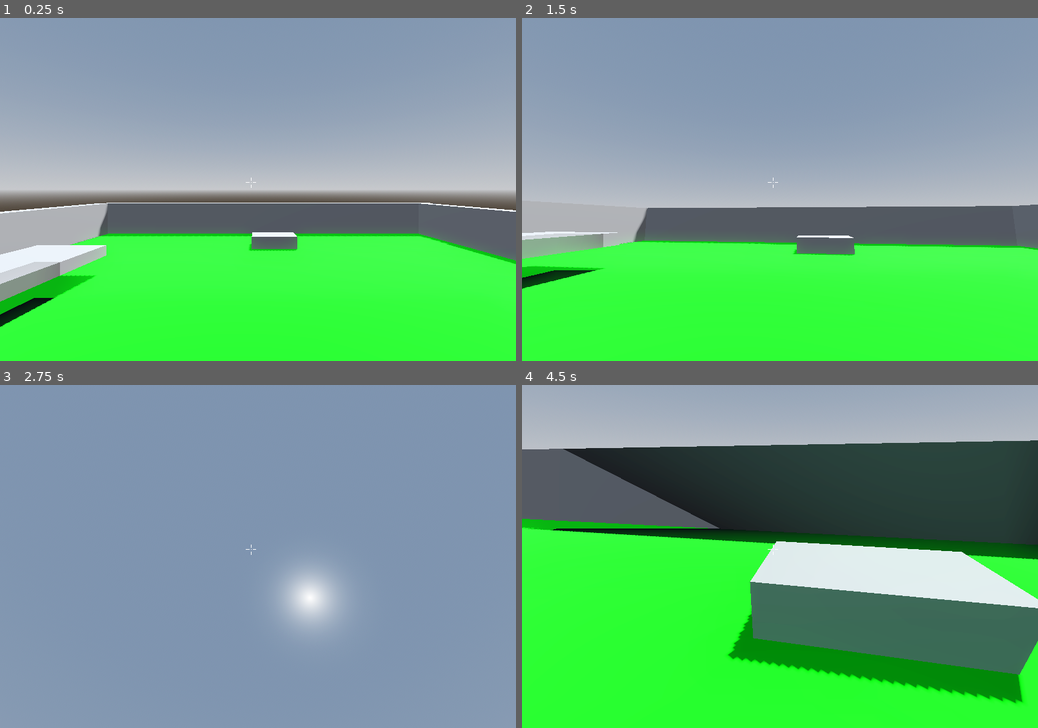
Above: before the commit, frames 1-4 (two rows, left to right).
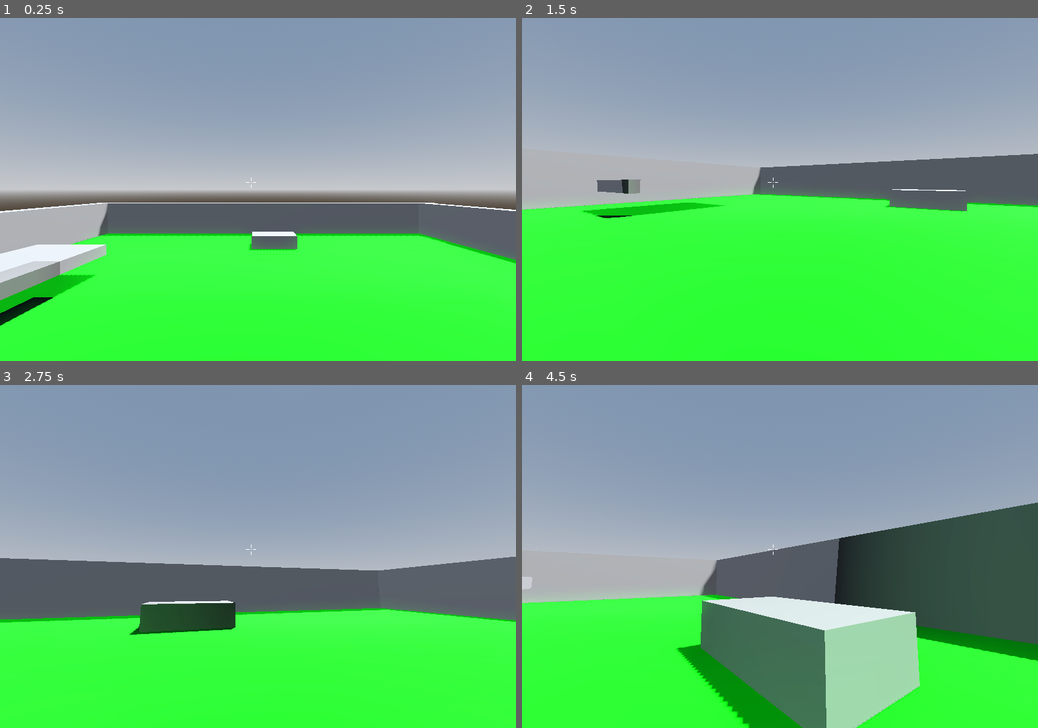
Above: after the commit, the same moments.

Repository: jd-58/FPS-game
Game: Godot game, scene res://Scenes.tscn
The game is run twice, just before and just after one commit, with the same random seed, the same clock (stepped at 60 frames per second) and the same inputs.
Inputs (mouse positions are in pixels of both pictures, inside the frame that each line leads up to):
- Up to frame 1 (0.25 s): no input
- Up to frame 2 (1.5 s): move the mouse to (805, 189) at 0.52 s; hold C (Crouch) 0.53-1.28 s; hold W (Forward) from 0.53 s (still down); tap Space (Jump) at 0.77, 1.07 s; tap Shift (Sprint) at 0.8, 1.35 s; move the mouse to (754, 189) at 1.27 s
- Up to frame 3 (2.75 s): keep holding W (Forward); tap Space (Jump) at 1.52, 1.55, 1.82, 2.1 s; move the mouse to (268, 549) at 2.02 s; hold C (Crouch) from 2.03 s (still down)
- Up to frame 4 (4.5 s): keep holding W (Forward); move the mouse to (774, 563) at 2.77 s; release C (Crouch) at 2.78 s; tap C (Crouch) at 2.85, 4.35 s; tap Space (Jump) at 3.02, 3.32, 3.77, 3.8, 4.07 s; tap Shift (Sprint) at 3.05 s; move the mouse to (816, 559) at 3.52 s; hold Shift (Sprint) 3.53-4.28 s; move the mouse to (738, 553) at 4.27 s

The runs differ from the first frame. In frame 1, 0.6% of the frame differs, in the area x 0-100%, y 53-91%; in frame 2, 21%; in frame 3, 61%; in frame 4, 78%, in the area x 0-100%, y 0-100%.

Commit message:
Cleaned up PlayerController and State Machine
Made code more modular for future states in state machine, and created a PlayerMovementState class to hold repeated variables

Diff:
--- a/Controllers/player_controller.gd
+++ b/Controllers/player_controller.gd
@@ -1,153 +1,79 @@
+class_name Player
+
 extends CharacterBody3D
 
+@export var MOUSE_SENSITIVITY : float = 0.5
+@export var TILT_LOWER_LIMIT := deg_to_rad(-90.0)
+@export var TILT_UPPER_LIMIT := deg_to_rad(90.0)
+@export var CAMERA_CONTROLLER : Camera3D
+@export var ANIMATIONPLAYER : AnimationPlayer
+@export var CROUCH_SHAPECAST : Node3D
 
-var mouse_input : bool = false
-var mouse_rotation : Vector3
-var rotation_input : float
-var tilt_input : float
-var player_rotation : Vector3
-var camera_rotation : Vector3
-var speed : float
-var is_crouching : bool = false
+var _mouse_input : bool = false
+var _rotation_input : float
+var _tilt_input : float
+var _mouse_rotation : Vector3
+var _player_rotation : Vector3
+var _camera_rotation : Vector3
 
-@export var SPEED_DEFAULT : float = 5.0
-@export var SPEED_CROUCH : float = 2.0
-@export var SPEED_SPRINTING: float = 7.0
-@export var JUMP_VELOCITY : float = 4.5
-@export var TILT_LOWER_LIMIT := deg_to_rad(-70)
-@export var TILT_UPPER_LIMIT := deg_to_rad(90)
-@export var CAMERA_CONTROLLER : Node3D
-@export var MOUSE_SENSITIVITY : float = 0.1
-@export var ANIMATIONPLAYER : AnimationPlayer
-@export_range(5, 10, 0.1) var CROUCH_SPEED : float = 7.0
-@export var CROUCH_SHAPECAST : Node3D
-@export var TOGGLE_CROUCH : bool = true
-@export var ACCELERATION : float = 0.1
-@export var DECELERATION: float = 0.25
+# Get the gravity from the project settings to be synced with RigidBody nodes.
 
+var gravity = ProjectSettings.get_setting("physics/3d/default_gravity")
 
-
-
+func _unhandled_input(event: InputEvent) -> void:
+	_mouse_input = event is InputEventMouseMotion and Input.get_mouse_mode() == Input.MOUSE_MODE_CAPTURED
+	if _mouse_input:
+		_rotation_input = -event.relative.x * MOUSE_SENSITIVITY
+		_tilt_input = -event.relative.y * MOUSE_SENSITIVITY
 
 func _input(event):
 	if event.is_action_pressed("Exit"):
 		get_tree().quit()
-	if event.is_action_pressed("Crouch"):
-		toggle_crouch()
-	if event.is_action_pressed("Crouch") and is_crouching == false and is_on_floor() and TOGGLE_CROUCH == false:
-		# Hold to crouch
-		crouching(true)
-	if event.is_action_released('Crouch') and TOGGLE_CROUCH == false:
-		# Release to uncrouch
-		if CROUCH_SHAPECAST.is_colliding() == false:
-			crouching(false)
-		elif CROUCH_SHAPECAST.is_colliding() == true:
-			uncrouch_check()
 
+func update_camera(delta) -> void:
+	_mouse_rotation.x += _tilt_input * delta
+	_mouse_rotation.x = clamp(_mouse_rotation.x, TILT_LOWER_LIMIT, TILT_UPPER_LIMIT)
+	_mouse_rotation.y += _rotation_input * delta
 
-func _update_camera(delta):
+	_player_rotation = Vector3(0.0,_mouse_rotation.y,0.0)
+	_camera_rotation = Vector3(_mouse_rotation.x,0.0,0.0)
 
-	# Rotate camera using Euler rotation
-	mouse_rotation.x += tilt_input * delta
-	mouse_rotation.x = clamp(mouse_rotation.x, TILT_LOWER_LIMIT, TILT_UPPER_LIMIT)
-	mouse_rotation.y += rotation_input * delta
+	CAMERA_CONTROLLER.transform.basis = Basis.from_euler(_camera_rotation)
+	global_transform.basis = Basis.from_euler(_player_rotation)
 
-	player_rotation = Vector3(0.0,mouse_rotation.y,0.0)
-	camera_rotation = Vector3(mouse_rotation.x,0.0,0.0)
-
-	CAMERA_CONTROLLER.transform.basis = basis.from_euler(camera_rotation)
 	CAMERA_CONTROLLER.rotation.z = 0.0
 
-	global_transform.basis = Basis.from_euler(player_rotation)
-
-	rotation_input = 0.0
-
-
+	_rotation_input = 0.0
+	_tilt_input = 0.0
 
 func _ready():
 
-	# Setting a global variable for the player controller
 	Global.player = self
 
-	# Set default speed
-	speed = SPEED_DEFAULT
-
-	# Get mouse input
 	Input.mouse_mode = Input.MOUSE_MODE_CAPTURED
 
-	# add crouch check shapecast collision exception for CharacterBody3D node
 	CROUCH_SHAPECAST.add_exception($".")
 
-func _unhandled_input(event):
-	mouse_input = event is InputEventMouseMotion and Input.get_mouse_mode() == Input.MOUSE_MODE_CAPTURED
-	if mouse_input:
-		rotation_input = -event.relative.x * MOUSE_SENSITIVITY
-		tilt_input = -event.relative.y * MOUSE_SENSITIVITY
+func _physics_process(delta):
 
-func _physics_process(delta: float) -> void:
+	Global.debug.add_property("Velocity","%.2f" % velocity.length(), 2)
 
-	# Add movement speed to debug panel
-	Global.debug.add_property("MovementSpeed",speed,1)
+	update_camera(delta)
 
-	# Add the gravity.
-	if not is_on_floor():
-		velocity += get_gravity() * delta
+func update_gravity(delta) -> void:
+	velocity.y -= gravity * delta
 
-	_update_camera(delta)
+func update_input(speed: float, acceleration: float, deceleration: float) -> void:
+	var input_dir = Input.get_vector("Left", "Right", "Forward", "Backward")
 
-	# Handle jump.
-	if Input.is_action_just_pressed("Jump") and is_on_floor():
-		velocity.y = JUMP_VELOCITY
+	var direction = (transform.basis * Vector3(input_dir.x, 0, input_dir.y)).normalized()
 
-	# Get the input direction and handle the movement/deceleration.
-	# As good practice, you should replace UI actions with custom gameplay actions.
-	var input_dir := Input.get_vector("Left", "Right", "Forward", "Backward")
-	var direction := (transform.basis * Vector3(input_dir.x, 0, input_dir.y)).normalized()
 	if direction:
-		# Using linear interpolation to smoothly accel and decel
-		velocity.x = lerp(velocity.x, direction.x * speed, ACCELERATION)
-		velocity.z = lerp(velocity.z, direction.z * speed, ACCELERATION)
+		velocity.x = lerp(velocity.x,direction.x * speed, acceleration)
+		velocity.z = lerp(velocity.z,direction.z * speed, acceleration)
 	else:
-		velocity.x = move_toward(velocity.x, 0, DECELERATION)
-		velocity.z = move_toward(velocity.z, 0, DECELERATION)
+		velocity.x = move_toward(velocity.x, 0, deceleration)
+		velocity.z = move_toward(velocity.z, 0, deceleration)
 
-
-
+func update_velocity() -> void:
 	move_and_slide()
-
-
-func toggle_crouch():
-	if is_crouching == true and CROUCH_SHAPECAST.is_colliding() == false:
-		crouching(false)
-	elif is_crouching == false:
-		crouching(true)
-
-func crouching(state : bool):
-	match state:
-		true:
-			ANIMATIONPLAYER.play('Crouch', 0, CROUCH_SPEED)
-			set_movement_speed('crouching')
-		false:
-			ANIMATIONPLAYER.play('Crouch', 0, -CROUCH_SPEED, true)
-			set_movement_speed('default')
-
-
-func uncrouch_check():
-	if CROUCH_SHAPECAST.is_colliding() == false:
-		crouching(false)
-	if CROUCH_SHAPECAST.is_colliding() == true:
-		await get_tree().create_timer(0.1).timeout
-		uncrouch_check()
-
-
-func _on_animation_player_animation_started(anim_name: StringName) -> void:
-	if anim_name == "Crouch":
-		is_crouching = !is_crouching
-
-
-func set_movement_speed(state: String):
-	match state:
-		"default":
-			speed = SPEED_DEFAULT
-		"crouching":
-			speed = SPEED_CROUCH
--- a/Controllers/player_controller.tscn
+++ b/Controllers/player_controller.tscn
@@ -248,7 +248,6 @@
 CAMERA_CONTROLLER = NodePath("CameraController/Camera3D")
 ANIMATIONPLAYER = NodePath("AnimationPlayer")
 CROUCH_SHAPECAST = NodePath("ShapeCast3D")
-TOGGLE_CROUCH = false
 
 [node name="CollisionShape3D" type="CollisionShape3D" parent="."]
 transform = Transform3D(1, 0, 0, 0, 1, 0, 0, 0, 1, 0, 1, 0)
@@ -337,16 +336,13 @@
 script = ExtResource("5_i0kuc")
 CURRENT_STATE = NodePath("IdlePlayerState")
 
-[node name="IdlePlayerState" type="Node" parent="PlayerStateMachine" node_paths=PackedStringArray("ANIMATION")]
+[node name="IdlePlayerState" type="Node" parent="PlayerStateMachine"]
 script = ExtResource("6_8djid")
-ANIMATION = NodePath("../../AnimationPlayer")
-
-[node name="WalkingPlayerState" type="Node" parent="PlayerStateMachine" node_paths=PackedStringArray("ANIMATION")]
+
+[node name="WalkingPlayerState" type="Node" parent="PlayerStateMachine"]
 script = ExtResource("7_og5xb")
-ANIMATION = NodePath("../../AnimationPlayer")
-
-[node name="SprintingPlayerState" type="Node" parent="PlayerStateMachine" node_paths=PackedStringArray("ANIMATION")]
+
+[node name="SprintingPlayerState" type="Node" parent="PlayerStateMachine"]
 script = ExtResource("8_xlye1")
-ANIMATION = NodePath("../../AnimationPlayer")
 
 [connection signal="animation_started" from="AnimationPlayer" to="." method="_on_animation_player_animation_started"]
--- a/Scripts/IdlePlayerState.gd
+++ b/Scripts/IdlePlayerState.gd
@@ -1,13 +1,19 @@
 class_name IdlePlayerState
 
-extends State
+extends PlayerMovementState
 
-@export var ANIMATION: AnimationPlayer
+@export var SPEED : float = 5.0
+@export var ACCELERATION : float = 0.1
+@export var DECELERATION : float = 0.25
 
 func enter() -> void:
 	ANIMATION.pause()
 
 
 func update(delta):
+	PLAYER.update_gravity(delta)
+	PLAYER.update_input(SPEED, ACCELERATION, DECELERATION)
+	PLAYER.update_velocity()
+
 	if Global.player.velocity.length() > 0.0 and Global.player.is_on_floor():
 		transition.emit("WalkingPlayerState")
--- /dev/null
+++ b/Scripts/PlayerMovementState.gd
@@ -0,0 +1,17 @@
+class_name PlayerMovementState
+
+extends State
+
+var PLAYER: Player
+var ANIMATION: AnimationPlayer
+
+
+func _ready() -> void:
+	await owner.ready
+	PLAYER = owner as Player
+	ANIMATION = PLAYER.ANIMATIONPLAYER
+
+
+# Called every frame. 'delta' is the elapsed time since the previous frame.
+func _process(delta: float) -> void:
+	pass
--- a/Scripts/SprintingPlayerState.gd
+++ b/Scripts/SprintingPlayerState.gd
@@ -1,21 +1,25 @@
-class_name SprintingPlayerState extends State
+class_name SprintingPlayerState extends PlayerMovementState
 
-@export var ANIMATION : AnimationPlayer
 @export var TOP_ANIM_SPEED : float = 1.6
+@export var SPEED : float = 7.0
+@export var ACCELERATION : float = 0.1
+@export var DECELERATION : float = 0.25
 
 func enter() -> void:
 	ANIMATION.play("Sprinting",0.5,1.0)
-	Global.player.speed = Global.player.SPEED_SPRINTING
 
 
 func update(delta):
+	PLAYER.update_gravity(delta)
+	PLAYER.update_input(SPEED, ACCELERATION, DECELERATION)
+	PLAYER.update_velocity()
+
 	set_animation_speed(Global.player.velocity.length())
+
+	if Input.is_action_just_released("Sprint"):
+		transition.emit("WalkingPlayerState")
 
 
 func set_animation_speed(spd) -> void:
-	var alpha = remap(spd, 0.0, Global.player.SPEED_SPRINTING, 0.0, 1.0)
+	var alpha = remap(spd, 0.0, SPEED, 0.0, 1.0)
 	ANIMATION.speed_scale = lerp(0.0, TOP_ANIM_SPEED, alpha)
-
-func _input(event) -> void:
-	if event.is_action_released('Sprint'):
-		transition.emit("WalkingPlayerState")
--- a/Scripts/WalkingPlayerState.gd
+++ b/Scripts/WalkingPlayerState.gd
@@ -1,23 +1,28 @@
 class_name WalkingPlayerState
 
-extends State
+extends PlayerMovementState
 
-@export var ANIMATION: AnimationPlayer
+@export var SPEED : float = 5.0
+@export var ACCELERATION : float = 0.03
+@export var DECELERATION : float = 0.03
 @export var TOP_ANIM_SPEED : float = 2.2
 
 func enter() -> void:
 	ANIMATION.play("Walking",-1.0,1.0)
-	Global.player.speed = Global.player.SPEED_DEFAULT
+
 
 func update(delta):
+	PLAYER.update_gravity(delta)
+	PLAYER.update_input(SPEED, ACCELERATION, DECELERATION)
+	PLAYER.update_velocity()
+
 	set_animation_speed(Global.player.velocity.length())
 	if Global.player.velocity.length() == 0.0:
 		transition.emit("IdlePlayerState")
 
+	if Input.is_action_just_pressed("Sprint") and Global.player.is_on_floor():
+		transition.emit("SprintingPlayerState")
+
 func set_animation_speed(spd):
-	var alpha = remap(spd, 0.0, Global.player.SPEED_DEFAULT, 0.0, 1.0)
+	var alpha = remap(spd, 0.0, SPEED, 0.0, 1.0)
 	ANIMATION.speed_scale = lerp(0.0, TOP_ANIM_SPEED, alpha)
-
-func _input(event):
-	if event.is_action_pressed("Sprint") and Global.player.is_on_floor():
-		transition.emit("SprintingPlayerState")
--- a/Scripts/state_machine.gd
+++ b/Scripts/state_machine.gd
@@ -13,6 +13,7 @@
 		else:
 			push_warning("State machine contains incompatible child node")
 
+	await owner.ready
 	CURRENT_STATE.enter()
 
 # Call parallel functions in state script
